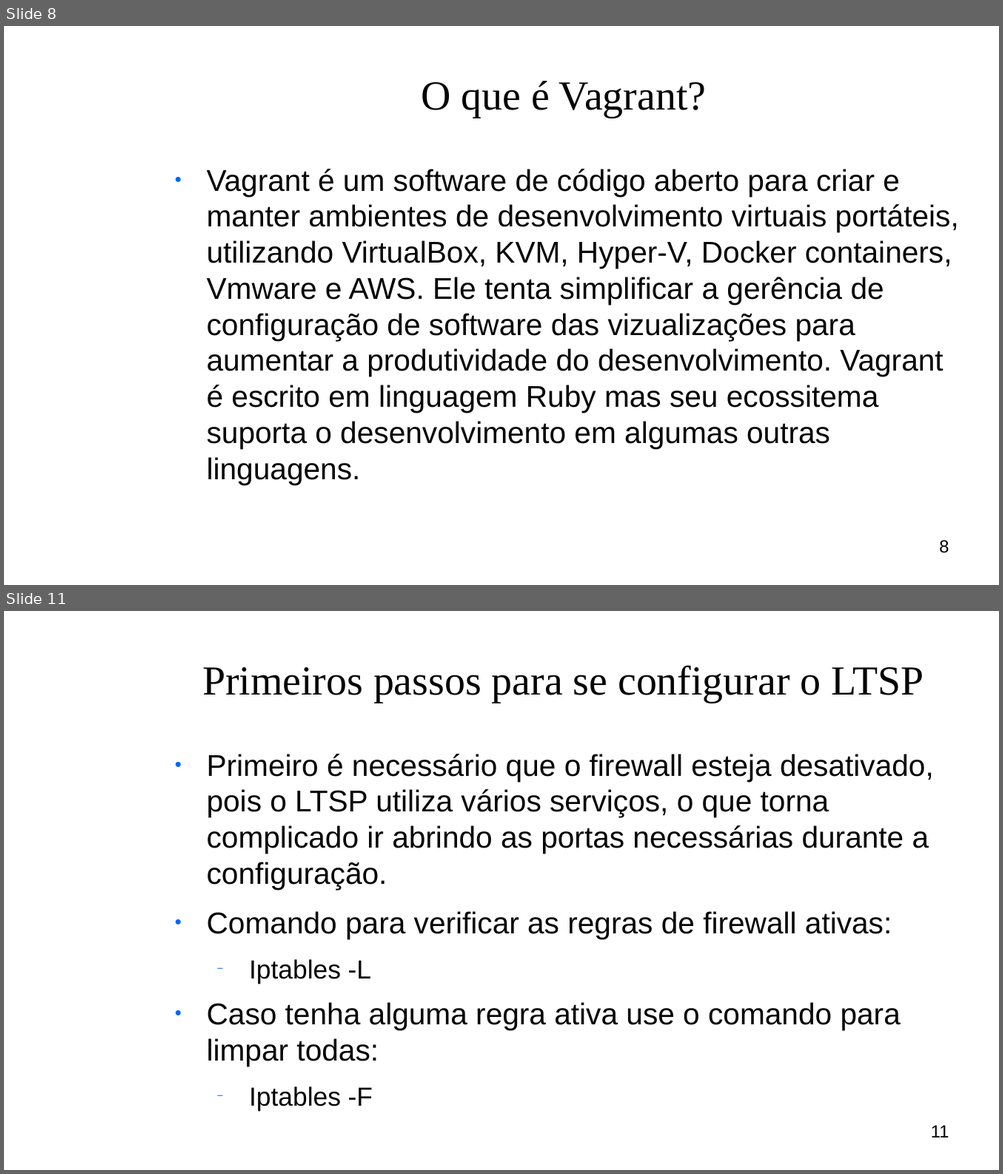
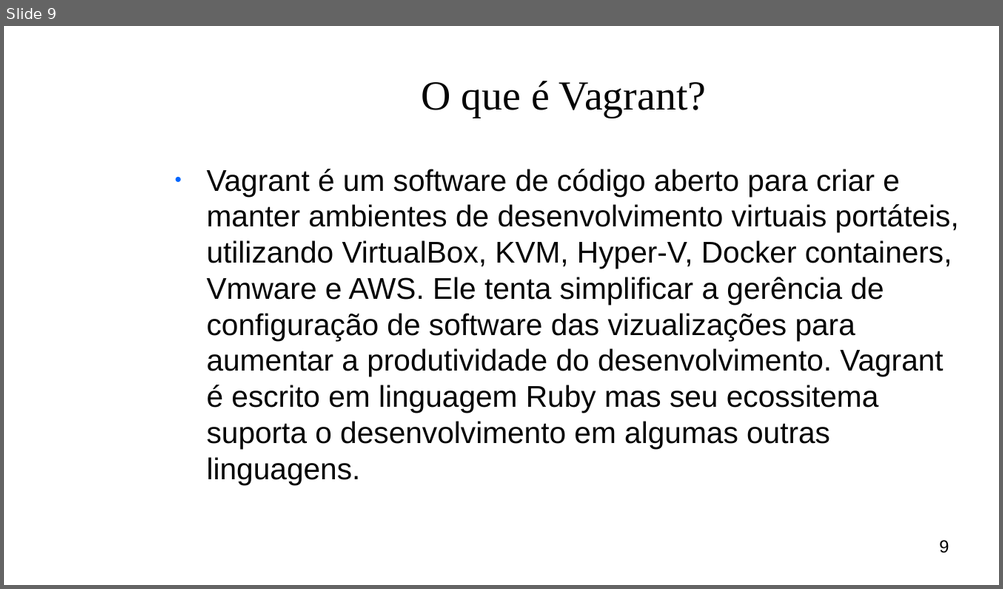
Before and after one commit to OtavioAL/LTSP, a slide deck: slideLTSP.odp. Shown one above the other, each under a label of ours: slides 8 and 11 before the commit, slide 9 after it; the slides between them are not shown. The pictures are 1003x1174 and 1003x589 pixels, drawn with LibreOffice and Linux fonts; fonts in the diff are those of the drawing; background and template pictures are left out. Boxes give left, top, right and bottom in pixels: in the first picture for what was removed or moved away, otherwise in the second. Text is boxed around its words. In the diff, an @@ line names an element or a change of style, - is before the commit and + after.

```diff
--- a/slideLTSP.odp
+++ b/slideLTSP.odp
@@ slide 11 removed at bbox=[4, 611, 999, 1170], background picture (left out) @@
@@ title removed at bbox=[202, 665, 924, 703] @@
-Primeiros passos para se configurar o LTSP
@@ text removed at bbox=[207, 754, 933, 1066] @@
-● Primeiro é necessário que o firewall esteja desativado, pois o LTSP utiliza vários serviços, o que torna complicado ir abrindo as portas necessárias durante a configuração.
-● Comando para verificar as regras de firewall ativas:
-  − Iptables -L
-● Caso tenha alguma regra ativa use o comando para limpar todas:
-  − Iptables -F
@@ page number removed at bbox=[930, 1125, 949, 1138] @@
-11
@@ what was slide 8 is now slide 9 @@
@@ page number at bbox=[939, 540, 948, 554]: text changed @@
-8
+9
```
Also in this commit, not shown: 3 slides changed, 5 slides added, 2 other files.
